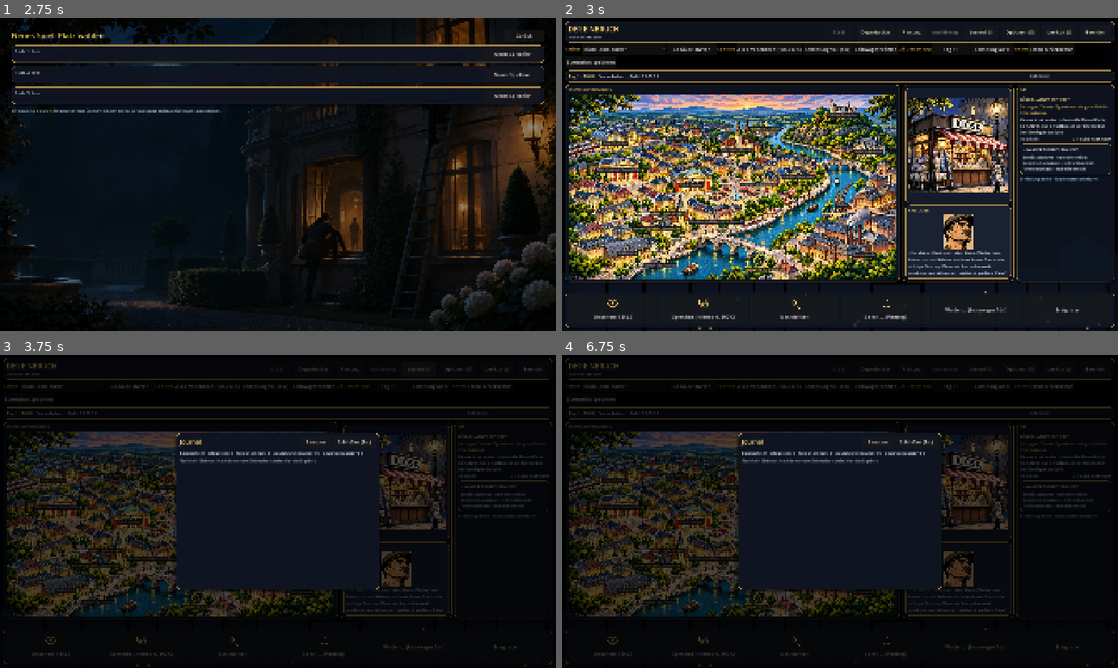
Above: before the commit, frames 1-4 (two rows, left to right).
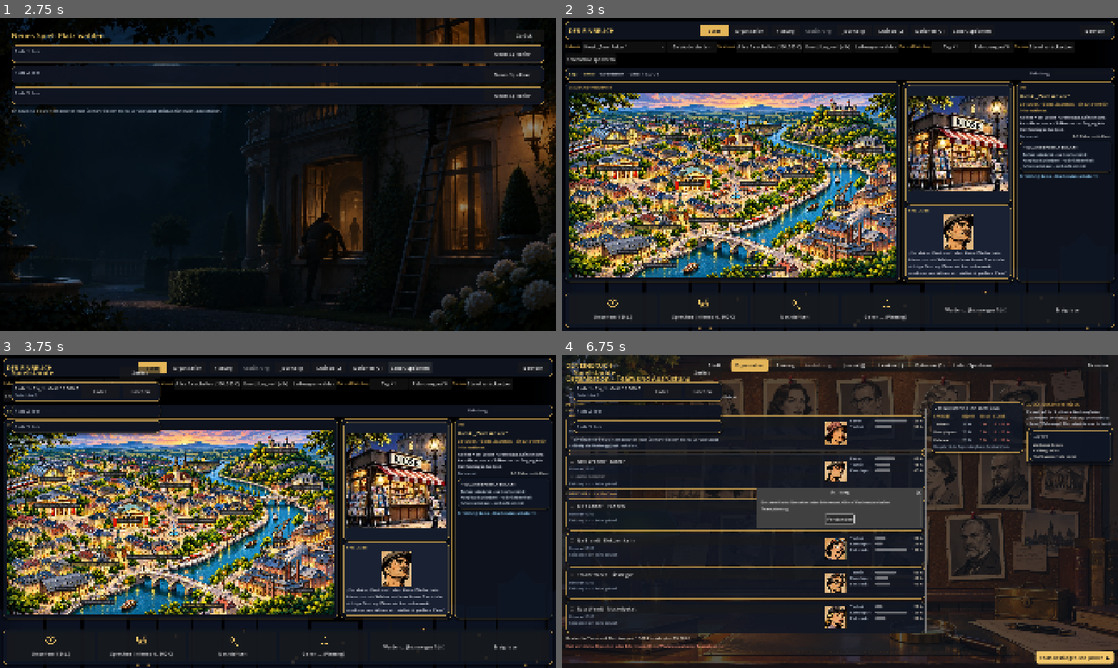
Above: after the commit, the same moments.

Repository: Martin1971-cloud/einbruch
Game: Godot game, scene res://scenes/main.tscn
Same seed, same stepped clock (60 frames per second), same inputs: the game is played once before the commit and once after it.
Inputs (mouse positions are in pixels of both pictures, inside the frame that each line leads up to):
- Up to frame 1 (2.75 s): click "Neues Spiel" at 0.5 s; click "Zurück" at 1.25 s; click "Neues Spiel" at 2 s
- Up to frame 2 (3 s): click "Neues Spiel hier" at 2.75 s
- Up to frame 3 (3.75 s): click (411, 367) at 3.5 s, where only the run after the commit has a clickable "Laden/Speichern"
- Up to frame 4 (6.75 s): click (701, 373) at 4.25 s, where only the run after the commit has a clickable "Zurück"; click "Organisation" at 5 s; click (973, 364) at 5.75 s, where only the run after the commit has a clickable "Laden/Speichern"; click (1073, 658) at 6.5 s, where only the run after the commit has a clickable "Team bestätigen und planen ▶"

Frame 1 is identical in both runs. In frame 2, 38% of the frame differs, in the area x 0-100%, y 2-84%; in frame 3, 50%; in frame 4, 62%, in the area x 0-100%, y 0-100%.

Commit message:
Einheitliche Navigationsleiste für alle Fenster
Eine Leiste (scripts/ui/navigation.gd) mit gleichen Knöpfen in gleicher
Reihenfolge; das aktive Fenster ist hervorgehoben. Ausführung ist nur mit
gültiger Planung anklickbar, während der Ausführung bleiben nur Pause und
Beenden. Journal, Lexikon, Optionen und Laden/Speichern öffnen als
Überlagerung. Zurück-Knöpfe entfallen.

Claude-Session: https://claude.ai/code/session_01LKpSSULuighKXwyzAG3jU1
Co-Authored-By: Claude Haiku 5.5 <noreply@anthropic.com>

Diff:
--- a/godot/scripts/game.gd
+++ b/godot/scripts/game.gd
@@ -12,6 +12,7 @@
 var intel := {}          # target_id -> Stufe 0..2
 ## Woher die Informationen stammen: target_id -> {"look": 0..2 (Umsehen), "inf": bool (Informant)}
 var ermittlung_quelle := {}
+var ausfuehrung_cfg := {}  # gültige Planung für die Ausführung (leer: nichts bereit, nur zur Laufzeit)
 var tools_owned := {}    # tool_id -> true
 var gear_owned := {}     # gear_id -> true
 var cars_owned := {}     # car_id -> true (gekaufte Fahrzeuge)
--- a/godot/scripts/main.gd
+++ b/godot/scripts/main.gd
@@ -58,6 +58,21 @@
 	add_child(_journal)
 
 
+## Laden/Speichern (Spielstände) als Überlagerung über dem aktuellen Fenster.
+var _slots: Control = null
+
+
+func open_slots() -> void:
+	if _slots != null and is_instance_valid(_slots):
+		_slots.queue_free()
+		_slots = null
+		return
+	_slots = preload("res://scripts/screens/slots.gd").new()
+	_slots.main = self
+	_slots.args = {"overlay": true}
+	add_child(_slots)
+
+
 func open_optionen() -> void:
 	if _optionen != null and is_instance_valid(_optionen):
 		_optionen.close()
@@ -104,6 +119,9 @@
 	# Stand sichern, wenn man in der Stadt ankommt (zwischen den Einbrüchen)
 	if screen == "town":
 		Game.save_game()
+	if _slots != null and is_instance_valid(_slots):
+		_slots.queue_free()
+		_slots = null
 	if current:
 		current.queue_free()
 		current = null
--- a/godot/scripts/screens/execution.gd
+++ b/godot/scripts/screens/execution.gd
@@ -20,6 +20,9 @@
 	root.add_theme_constant_override("separation", 6)
 	layer.add_child(root)
 
+	# Während der Ausführung nur Pause und Beenden aus der Leiste; Etagen, Tempo und Funk darunter
+	_pause_btn = UI.button(Texte.t("ausf.pause"), _on_pause, 110)
+	root.add_child(Navigation.leiste(main, "ausfuehrung", [_pause_btn]))
 	var top := HBoxContainer.new()
 	top.add_theme_constant_override("separation", 14)
 	root.add_child(top)
@@ -42,10 +45,7 @@
 	var abort_btn := UI.button(Texte.t("ausf.funk"), _on_abort, 250)
 	abort_btn.tooltip_text = Texte.t("ausf.funk_tip")
 	top.add_child(abort_btn)
-	_pause_btn = UI.button(Texte.t("ausf.pause"), _on_pause, 110)
-	top.add_child(_pause_btn)
 	top.add_child(UI.dropdown(["1x", "4x", "16x"], 0, func(i: int): speed = [1.0, 4.0, 16.0][i]))
-	top.add_child(UI.button(Texte.t("menue.beenden"), func(): Optionen.beenden_frage(self, true), 110))
 
 	var spacer := Control.new()
 	spacer.size_flags_vertical = Control.SIZE_EXPAND_FILL
--- a/godot/scripts/screens/organisation.gd
+++ b/godot/scripts/screens/organisation.gd
@@ -49,6 +49,7 @@
 	root.set_anchors_preset(Control.PRESET_FULL_RECT)
 	add_child(UI.margin(root, 14))
 
+	root.add_child(Navigation.leiste(main, "organisation"))
 	root.add_child(_l(Texte.t("org.titel"), 24, Color(0.95, 0.8, 0.4)))
 	root.add_child(_l(Texte.t("org.ziel_zeile") % [Texte.t(GameData.TARGETS[Game.target_id].name), Game.stufe_of(Game.target_id), _fmt(Game.money)], 14, Color(0.8, 0.85, 0.92)))
 	_summary = _l("", 14, Color(0.85, 0.9, 0.95))
@@ -106,8 +107,6 @@
 	var bottom := HBoxContainer.new()
 	bottom.add_theme_constant_override("separation", 10)
 	root.add_child(bottom)
-	bottom.add_child(UI.button(Texte.t("org.zurueck"), _on_back, 210))
-	bottom.add_child(UI.button(Texte.t("menue.beenden"), func(): Optionen.beenden_frage(self, true), 130))
 	var sp := Control.new()
 	sp.size_flags_horizontal = Control.SIZE_EXPAND_FILL
 	bottom.add_child(sp)
@@ -482,10 +481,6 @@
 	_refresh_summary()
 
 
-func _on_back() -> void:
-	main.go("town")
-
-
 ## Spalte, die bei wenig Höhe selbst scrollt. So bleibt die Leiste unten immer sichtbar.
 func _scroll_col(content: Control) -> ScrollContainer:
 	var sc := ScrollContainer.new()
--- a/godot/scripts/screens/planner.gd
+++ b/godot/scripts/screens/planner.gd
@@ -72,31 +72,26 @@
 
 # ---------------------------------------------------------------- Aufbau
 func _header() -> PanelContainer:
-	var row := HBoxContainer.new()
-	row.add_theme_constant_override("separation", 12)
-	var title := _l(Texte.t("app.titel"), 24, Color(0.97, 0.82, 0.42))
-	row.add_child(title)
-	row.add_child(_l(Texte.t("plan.titel"), 15, Color(0.62, 0.7, 0.8)))
+	var col := VBoxContainer.new()
+	col.add_theme_constant_override("separation", 6)
+	col.add_child(Navigation.leiste(main, "planung"))
+	# Planungswerkzeuge in einer zweiten Zeile, die Navigation bleibt oben gleich
+	var werkzeuge := HBoxContainer.new()
+	werkzeuge.add_theme_constant_override("separation", 12)
+	werkzeuge.add_child(_l(Texte.t("plan.titel"), 15, Color(0.62, 0.7, 0.8)))
 	var sp := Control.new()
 	sp.size_flags_horizontal = Control.SIZE_EXPAND_FILL
-	row.add_child(sp)
-	# Reihenfolge wie der Ablauf: Vorbereitung (Stadt, Organisation), Planung, Vorschau, Ausführung
-	row.add_child(UI.button(Texte.t("nav.stadt"), func(): main.go("town"), 100))
-	row.add_child(UI.button(Texte.t("nav.organisation"), func(): main.go("organisation"), 130))
-	var tab := UI.primary(Texte.t("plan.titel"), func(): pass, 100)
-	tab.disabled = true
-	row.add_child(tab)
+	werkzeuge.add_child(sp)
 	if GameData.TESTHILFEN:
-		row.add_child(UI.button(Texte.t("plan.beispiel"), _on_example, 170))
+		werkzeuge.add_child(UI.button(Texte.t("plan.beispiel"), _on_example, 170))
 	var vor_btn := UI.button(Texte.t("plan.vorschau"), _on_vorschau, 100)
 	vor_btn.tooltip_text = Texte.t("plan.vorschau_tip")
-	row.add_child(vor_btn)
-	row.add_child(UI.primary(Texte.t("plan.ausfuehrung_btn"), _on_execute, 150))
-	row.add_child(_l(Texte.t("plan.tag_zeit") % [Game.day, Game.clock_text()], 15, Color(0.85, 0.88, 0.94)))
-	row.add_child(UI.button(Texte.t("menue.beenden"), func(): Optionen.beenden_frage(self, true), 110))
+	werkzeuge.add_child(vor_btn)
+	werkzeuge.add_child(_l(Texte.t("plan.tag_zeit") % [Game.day, Game.clock_text()], 15, Color(0.85, 0.88, 0.94)))
+	col.add_child(werkzeuge)
 	var wrap := PanelContainer.new()
 	wrap.add_theme_stylebox_override("panel", UI.card_style(Color(0.05, 0.07, 0.12, 0.7)))
-	wrap.add_child(row)
+	wrap.add_child(col)
 	return wrap
 
 func _left_column() -> Control:
--- a/godot/scripts/screens/planner_aktion.gd
+++ b/godot/scripts/screens/planner_aktion.gd
@@ -308,6 +308,8 @@
 	var msgs: Array = []
 	var zu_gross := _zu_grosse_beute()
 	var koennte := _koennte_zu_gross()
+	# Ausführung ist nur bereit, wenn die Planung ohne Fehler ist und Team und Fahrzeug stimmen
+	Game.ausfuehrung_cfg = _config() if _problems.is_empty() and not Game.team.is_empty() and Game.car_id != "" else {}
 	if koennte and zu_gross.is_empty():
 		msgs.append("[color=orange]%s[/color]" % (Texte.t("plan.fahrzeug_vielleicht") % Texte.t("size." + str(GameData.CARS[Game.car_id].laderaum))))
 	# Auffällige Fehler und Fahrzeugprobleme im Planungsfenster: ein Hinweis, den man wegklicken muss (nur bei Änderung)
--- a/godot/scripts/screens/result.gd
+++ b/godot/scripts/screens/result.gd
@@ -31,6 +31,7 @@
 	var root := VBoxContainer.new()
 	root.add_theme_constant_override("separation", 14)
 	add_child(UI.margin(root, 26))
+	root.add_child(Navigation.leiste(main, "ergebnis"))
 
 	var status: String = res.get("status", "ABBRUCH")
 	var title_col := Color(0.5, 1.0, 0.6)
@@ -59,17 +60,15 @@
 
 	root.add_child(_ablauf_box(res))
 
-	var bottom := HBoxContainer.new()
-	root.add_child(bottom)
-	var sp := Control.new()
-	sp.size_flags_horizontal = Control.SIZE_EXPAND_FILL
-	bottom.add_child(sp)
+	# Zurück in die Stadt läuft über die Leiste; hier bleibt nur der Weg zum Spielende
 	if Game.game_over:
 		root.add_child(UI.label(Texte.t("res.vorbei"), 20, Color(1, 0.5, 0.4)))
+		var bottom := HBoxContainer.new()
+		root.add_child(bottom)
+		var sp := Control.new()
+		sp.size_flags_horizontal = Control.SIZE_EXPAND_FILL
+		bottom.add_child(sp)
 		bottom.add_child(UI.button(Texte.t("res.weiter"), func(): main.go("gameover"), 240))
-	else:
-		bottom.add_child(UI.button(Texte.t("res.zur_stadt"), _on_town, 240))
-	bottom.add_child(UI.button(Texte.t("menue.beenden"), func(): Optionen.beenden_frage(self, true), 130))
 
 
 ## Ablauf: je Person eine Spalte, Zeit links. Alarm über die ganze Breite. Filter nach Person.
@@ -199,9 +198,5 @@
 	return ", ".join(names)
 
 
-func _on_town() -> void:
-	main.go("town")
-
-
 func _fmt(n: int) -> String:
 	return GameData.geld(n)
--- a/godot/scripts/screens/shop.gd
+++ b/godot/scripts/screens/shop.gd
@@ -33,6 +33,7 @@
 	root.add_theme_constant_override("separation", 8)
 	root.set_anchors_preset(Control.PRESET_FULL_RECT)
 	add_child(UI.margin(root, 14))
+	root.add_child(Navigation.leiste(main, "stadt"))
 	var head := HBoxContainer.new()
 	head.add_theme_constant_override("separation", 12)
 	var title := Texte.t("shop.titel_laden") if kind == "laden" else (Texte.t("shop.titel_verleih") if kind == "verleih" else Texte.t("shop.titel_autohaus"))
@@ -42,7 +43,6 @@
 	head.add_child(sp)
 	_money = UI.label("", 15, Color(0.85, 0.9, 0.95))
 	head.add_child(_money)
-	head.add_child(UI.button(Texte.t("shop.zurueck"), func() -> void: main.go("town"), 160))
 	root.add_child(head)
 	# Bild des Ortes: ganz zu sehen, Seitenverhältnis bleibt
 	_msg = UI.label("", 14, Color(1, 0.8, 0.5))
--- a/godot/scripts/screens/slots.gd
+++ b/godot/scripts/screens/slots.gd
@@ -24,13 +24,21 @@
 	var sp := Control.new()
 	sp.size_flags_horizontal = Control.SIZE_EXPAND_FILL
 	head.add_child(sp)
-	head.add_child(UI.button(Texte.t("slots.zurueck"), func(): main.go("title"), 140))
+	head.add_child(UI.button(Texte.t("slots.zurueck"), _zurueck, 140))
 	root.add_child(head)
 	_rows = VBoxContainer.new()
 	_rows.add_theme_constant_override("separation", 12)
 	root.add_child(_rows)
 	root.add_child(UI.label(Texte.t("slots.hinweis"), 13, Color(0.7, 0.74, 0.8), true))
 	_fill()
+
+
+## Als Überlagerung schließt sich das Fenster; vom Titel aus geht es zurück zum Titel.
+func _zurueck() -> void:
+	if bool(args.get("overlay", false)):
+		queue_free()
+	else:
+		main.go("title")
 
 
 func _fill() -> void:
--- a/godot/scripts/screens/town.gd
+++ b/godot/scripts/screens/town.gd
@@ -64,31 +64,7 @@
 # ---------------------------------------------------------------- Oberfläche
 
 func _title_bar() -> Control:
-	var row := HBoxContainer.new()
-	row.add_theme_constant_override("separation", 10)
-	var brand := VBoxContainer.new()
-	var t := UI.label(Texte.t("app.titel"), 24, Color(0.97, 0.82, 0.42))
-	t.autowrap_mode = TextServer.AUTOWRAP_OFF
-	brand.add_child(t)
-	var s := UI.label(Texte.t("app.untertitel"), 10, Color(0.75, 0.75, 0.8))
-	s.autowrap_mode = TextServer.AUTOWRAP_OFF
-	brand.add_child(s)
-	row.add_child(brand)
-	var sp := Control.new()
-	sp.size_flags_horizontal = Control.SIZE_EXPAND_FILL
-	row.add_child(sp)
-	var _b1 := UI.button(Texte.t("nav.stadt"), func(): pass, 100)
-	_b1.disabled = true
-	row.add_child(_b1)
-	row.add_child(UI.button(Texte.t("nav.organisation"), func(): main.go("organisation"), 130))
-	row.add_child(UI.button(Texte.t("nav.planung"), func(): main.go("planner"), 100))
-	var _b2 := UI.button(Texte.t("nav.ausfuehrung"), func(): pass, 110)
-	_b2.disabled = true
-	row.add_child(_b2)
-	row.add_child(UI.button(Texte.t("nav.journal"), func(): main.open_journal(), 120))
-	row.add_child(UI.button(Texte.t("nav.optionen"), func(): main.open_optionen(), 130))
-	row.add_child(UI.button(Texte.t("nav.lexikon"), func(): main.open_lexikon(), 120))
-	row.add_child(UI.button(Texte.t("menue.beenden"), func(): Optionen.beenden_frage(self, true), 110))
+	var row := Navigation.leiste(main, "stadt")
 	var kopf := _panel(row)
 	if OS.is_debug_build():
 		# Entwicklerzeile unter der Kopfzeile (nur in Debug-Versionen)
--- a/godot/scripts/texte.gd
+++ b/godot/scripts/texte.gd
@@ -450,7 +450,6 @@
 		"res.geld": "Geld gesamt: %s € · Tag %d · %s",
 		"res.vorbei": "Das Spiel ist vorbei. Mehr dazu auf dem nächsten Bildschirm.",
 		"res.weiter": "Weiter",
-		"res.zur_stadt": "Zurück in die Stadt",
 		"org.titel": "Organisation – Team und Ausrüstung",
 		"org.personen": "PERSONEN",
 		"org.bedarf": "Bedarf des Ziels und Abdeckung",
@@ -558,6 +557,7 @@
 		"nav.journal": "Journal (J)",
 		"nav.optionen": "Optionen (O)",
 		"nav.lexikon": "Lexikon (L)",
+		"nav.speichern": "Laden/Speichern",
 		"stadt.fahndung": "Fahndung",
 		"stadt.stadtplan": "STADTPLAN VARENHAFEN",
 		"stadt.ort": "ORT",
@@ -604,7 +604,6 @@
 		"fehler.allgemein": "Etwas ist schiefgelaufen. Das Spiel läuft weiter. Der Stand wurde nicht verändert.",
 		"shop.titel_laden": "Werkzeugladen „Stahlmann“",
 		"shop.titel_autohaus": "Autohaus „Kaiser“",
-		"shop.zurueck": "Zurück zur Stadt",
 		"shop.werkzeug_kopf": "Werkzeug – kaufen oder zurückgeben (voller Preis)",
 		"shop.tool_btn": "%s%s – %s €  ·  %s%s",
 		"shop.gekauft": "  ✓ gekauft",
@@ -1243,7 +1242,6 @@
 		"res.geld": "Total money: %s € · day %d · %s",
 		"res.vorbei": "The game is over. More on the next screen.",
 		"res.weiter": "Continue",
-		"res.zur_stadt": "Back to town",
 		"org.titel": "Organisation – team and equipment",
 		"org.personen": "PEOPLE",
 		"org.bedarf": "Needs of the target and coverage",
@@ -1351,6 +1349,7 @@
 		"nav.journal": "Journal (J)",
 		"nav.optionen": "Options (O)",
 		"nav.lexikon": "Glossary (L)",
+		"nav.speichern": "Load/Save",
 		"stadt.fahndung": "Manhunt",
 		"stadt.stadtplan": "CITY MAP VARENHAFEN",
 		"stadt.ort": "PLACE",
@@ -1395,7 +1394,6 @@
 		"journal.leer": "No heist yet. The result appears here after the first one.",
 		"shop.titel_laden": "Tool shop „Stahlmann“",
 		"shop.titel_autohaus": "Car dealer „Kaiser“",
-		"shop.zurueck": "Back to town",
 		"shop.werkzeug_kopf": "Tools – buy or return (full price)",
 		"shop.tool_btn": "%s%s – %s €  ·  %s%s",
 		"shop.gekauft": "  ✓ bought",
--- /dev/null
+++ b/godot/scripts/ui/navigation.gd
@@ -0,0 +1,39 @@
+class_name Navigation
+extends RefCounted
+## Die eine Navigationsleiste für alle Fenster: gleiche Knöpfe, gleiche Reihenfolge, gleiche Stelle.
+## Das aktive Fenster ist hervorgehoben. Ausführung ist nur mit einer gültigen Planung anklickbar.
+## Während der Ausführung sind nur Pause und Beenden erlaubt.
+
+static func leiste(main: Node, aktiv: String, ausfuehrung_extra: Array = []) -> HBoxContainer:
+	var row := HBoxContainer.new()
+	row.add_theme_constant_override("separation", 8)
+	row.add_child(UI.label(Texte.t("app.titel"), 22, Color(0.97, 0.82, 0.42)))
+	var sp := Control.new()
+	sp.size_flags_horizontal = Control.SIZE_EXPAND_FILL
+	row.add_child(sp)
+	if aktiv == "ausfuehrung":
+		for c in ausfuehrung_extra:
+			row.add_child(c)
+		row.add_child(UI.button(Texte.t("menue.beenden"), func(): Optionen.beenden_frage(main, true), 110))
+		return row
+	row.add_child(_knopf(aktiv, "stadt", Texte.t("nav.stadt"), func(): main.go("town"), 100))
+	row.add_child(_knopf(aktiv, "organisation", Texte.t("nav.organisation"), func(): main.go("organisation"), 130))
+	row.add_child(_knopf(aktiv, "planung", Texte.t("nav.planung"), func(): main.go("planner"), 100))
+	var bereit: bool = not Game.ausfuehrung_cfg.is_empty()
+	var ausf := _knopf(aktiv, "ausfuehrung", Texte.t("nav.ausfuehrung"), func(): main.go("execution", {"config": Game.ausfuehrung_cfg}), 110)
+	ausf.disabled = not bereit
+	row.add_child(ausf)
+	row.add_child(_knopf(aktiv, "journal", Texte.t("nav.journal"), func(): main.open_journal(), 120))
+	row.add_child(_knopf(aktiv, "lexikon", Texte.t("nav.lexikon"), func(): main.open_lexikon(), 120))
+	row.add_child(_knopf(aktiv, "optionen", Texte.t("nav.optionen"), func(): main.open_optionen(), 130))
+	row.add_child(_knopf(aktiv, "speichern", Texte.t("nav.speichern"), func(): main.open_slots(), 150))
+	var sp2 := Control.new()
+	sp2.size_flags_horizontal = Control.SIZE_EXPAND_FILL
+	row.add_child(sp2)
+	row.add_child(UI.button(Texte.t("menue.beenden"), func(): Optionen.beenden_frage(main, true), 110))
+	return row
+
+static func _knopf(aktiv: String, id: String, text: String, cb: Callable, min_w: int) -> Button:
+	if aktiv == id:
+		return UI.primary(text, cb, min_w)
+	return UI.button(text, cb, min_w)
--- a/godot/tests/mausdurchlauf.gd
+++ b/godot/tests/mausdurchlauf.gd
@@ -102,10 +102,10 @@
 		["Stadt: zweites Umsehen", func(): _snap("04_stadt_umgesehen"); _klick_key("stadt.umsehen")],
 		["Werkzeugladen", func(): _snap("05_stadt_zweimal"); _pin_klick("laden")],
 		["Laden: Dietrich-Set kaufen", func(): _snap("06_laden"); _klick_key("werkzeug.lockpick.name")],
-		["Laden verlassen", func(): _snap("07_laden_gekauft"); _klick_key("shop.zurueck")],
+		["Laden verlassen", func(): _snap("07_laden_gekauft"); _klick_key("nav.stadt")],
 		["Autoverleih", func(): _pin_klick("autoverleih")],
 		["Leihwagen mieten", func(): _snap("07b_verleih"); _klick_key("shop.verleih_mieten")],
-		["Verleih verlassen", func(): _klick_key("shop.zurueck")],
+		["Verleih verlassen", func(): _klick_key("nav.stadt")],
 		["Kiosk wählen", func(): _pin_klick("kiosk")],
 		["Am Kiosk umsehen", func(): _klick_text("Umsehen", false)],
 		["Organisation", func(): _snap("08_stadt_nach_laden"); _klick_key("nav.organisation")],
@@ -121,7 +121,7 @@
 		["Ausführung Mitte", func(): _snap("16_ausfuehrung_mitte")],
 		["Ausführung abwarten", func(): _warten_ende()],
 		["Auswertung", func(): _snap("17_ausfuehrung_ende"); _klick_key("ausf.auswertung")],
-		["Auswertung: zurück", func(): _snap("18_auswertung"); _klick_key("res.zur_stadt")],
+		["Auswertung: zurück", func(): _snap("18_auswertung"); _klick_key("nav.stadt")],
 		["Tagebuch", func(): _snap("19_stadt_nach_einbruch"); _klick_key("nav.journal")],
 		["Lexikon", func(): _snap("20_tagebuch"); _klick_key("nav.lexikon")],
 		["Optionen", func(): _snap("21_lexikon"); _klick_key("nav.optionen")],
--- a/godot/tests/test_klick_pfad.gd
+++ b/godot/tests/test_klick_pfad.gd
@@ -64,7 +64,7 @@
 			return true
 	elif _stage == 6 and _frames == 3:
 		print("7 Auswertung: %s" % _main.current.get_script().resource_path)
-		_main.current._on_town()
+		_main.go("town")
 		_stage = 7
 		_frames = 0
 	elif _stage == 7 and _frames == 3:
--- a/godot/tests/test_lokalisierung_rest.gd
+++ b/godot/tests/test_lokalisierung_rest.gd
@@ -2,7 +2,7 @@
 ## Prüft die Texte aus Werkzeugladen, Spielständen, Spielende und Journal: jeder Schlüssel in Deutsch und Englisch vorhanden.
 var _fails := 0
 const SCHLUESSEL := [
-	"shop.titel_laden", "shop.titel_autohaus", "shop.zurueck", "shop.werkzeug_kopf", "shop.tool_btn",
+	"shop.titel_laden", "shop.titel_autohaus", "shop.werkzeug_kopf", "shop.tool_btn",
 	"shop.gekauft", "shop.tool_tip", "shop.gear_btn", "shop.fahrzeug_kopf", "shop.gewaehlt_status",
 	"shop.nehmen", "shop.gewaehlt", "shop.zurueckgegeben", "shop.zu_wenig", "shop.car_gekauft",
 	"shop.nicht_dein", "shop.car_gewaehlt",
Not shown, added: godot/scripts/ui/navigation.gd.uid
